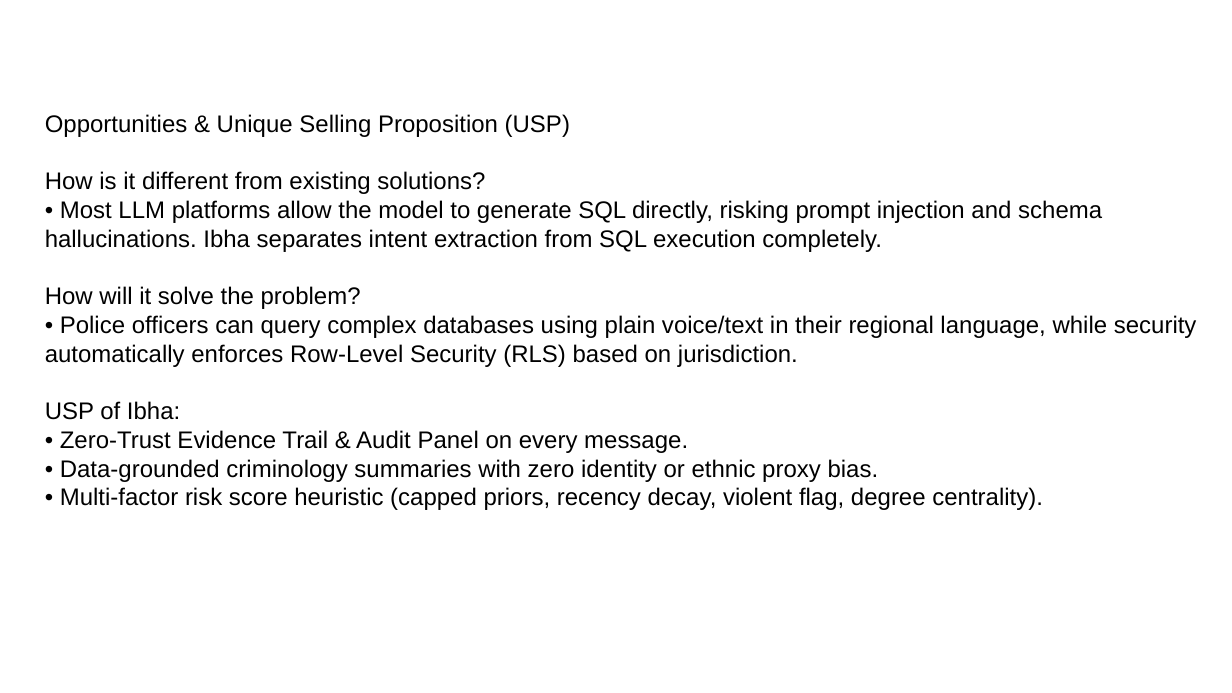
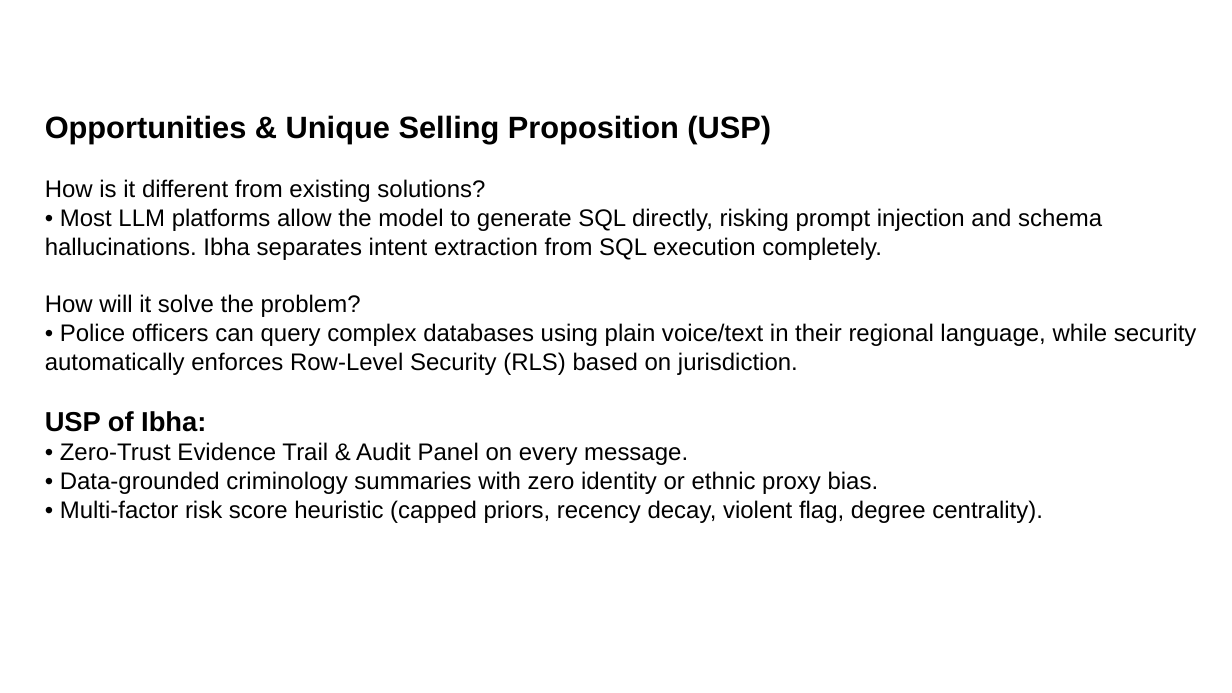
Before and after one commit to Bhakti-e/ibha-ksp, a slide deck: slide 3 of Ibha_KSP_Prototype_Submission.pptx. Drawn at 1232x693 pixels with LibreOffice and Linux fonts; fonts in the diff are those of the drawing; background and template pictures are left out. Boxes give left, top, right and bottom in pixels: in the first picture for what was removed or moved away, otherwise in the second. Text is boxed around its words. In the diff, an @@ line names an element or a change of style, - is before the commit and + after.

```diff
--- a/Ibha_KSP_Prototype_Submission.pptx
+++ b/Ibha_KSP_Prototype_Submission.pptx
@@ text "Opportunities & Unique Selling Proposition ..." at (x1=45, y1=115, x2=1197, y2=523): size 14 to 18 pt in "Opportunities & Unique Selling Proposition (USP)"; bold on in "Opportunities & Unique Selling Proposition (USP)", "USP of Ibha:"; size 14 to 16 pt in "USP of Ibha:" @@
```
Also in this commit, not shown: 10 other slides changed, 3 slides removed, 5 other files.
